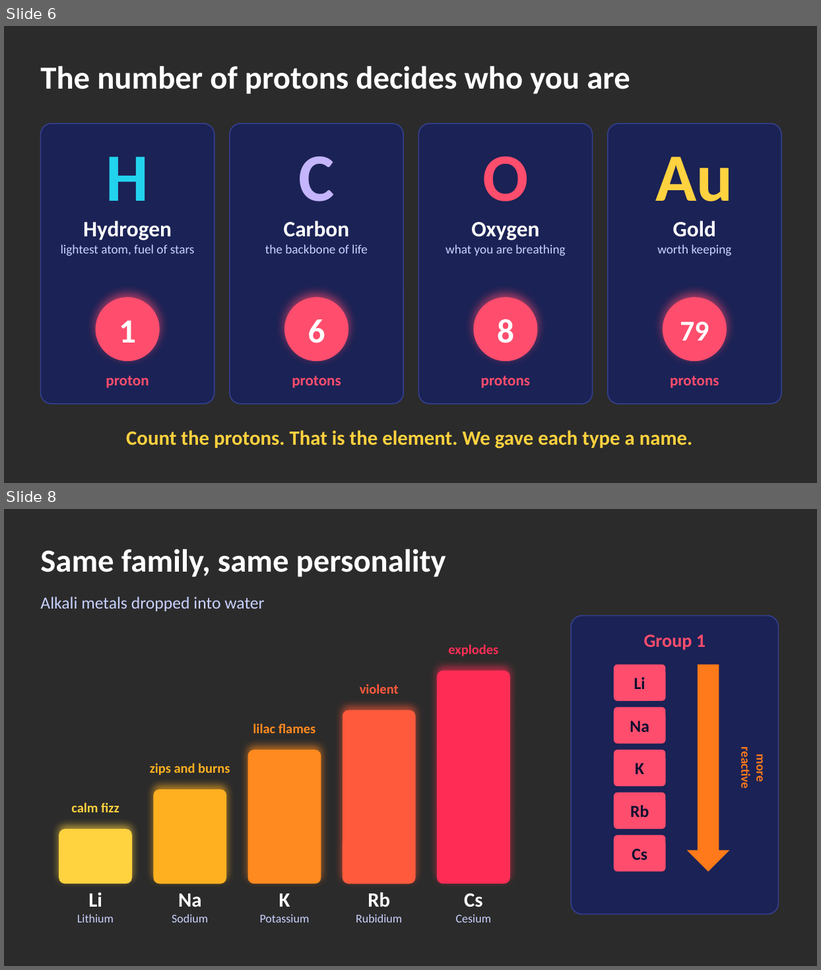
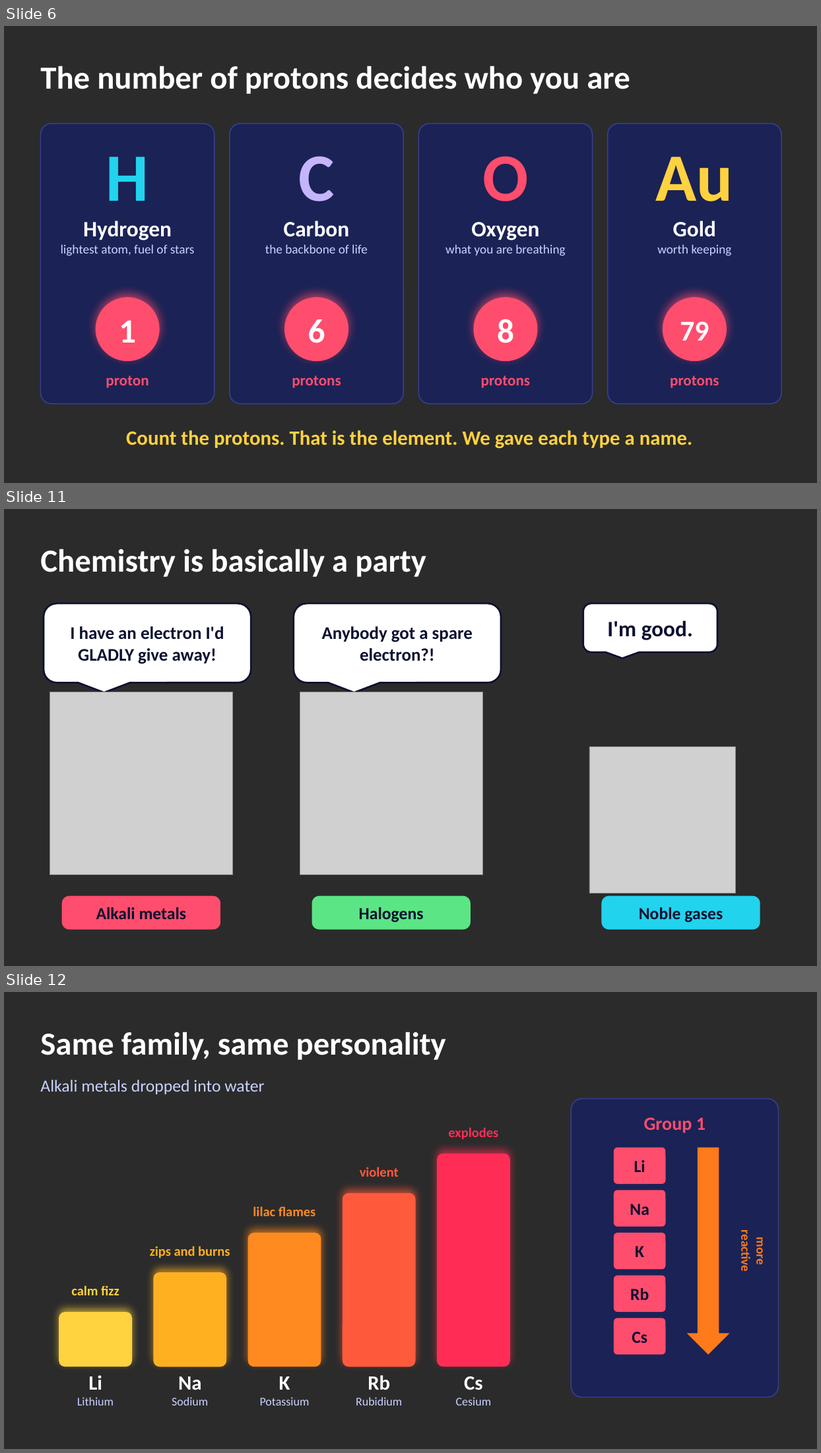
Before and after one commit to davidmoriarty-lab/School_Stuff, a slide deck: intro-chemistry-deck/Intro_to_Chemistry.pptx. Shown one above the other, each under a label of ours: slides 6 and 8 before the commit, slides 6, 11 and 12 after it; the slides between them are not shown. The pictures are 821x970 and 821x1453 pixels, drawn with LibreOffice and Linux fonts; fonts in the diff are those of the drawing; grey boxes stand for pictures; background and template pictures are left out; a plain dark background stands for a picture behind light text. Boxes give left, top, right and bottom in pixels: in the first picture for what was removed or moved away, otherwise in the second. Text is boxed around its words. In the diff, an @@ line names an element or a change of style, - is before the commit and + after.

```diff
--- a/intro-chemistry-deck/Intro_to_Chemistry.pptx
+++ b/intro-chemistry-deck/Intro_to_Chemistry.pptx
@@ slide 11 added at bbox=[4, 509, 817, 966], background picture (left out) @@
@@ title added at bbox=[40, 549, 426, 577], 38 pt, text #FFFFFF, bold @@
+Chemistry is basically a party
@@ rounded speech box added at bbox=[44, 603, 251, 683], fill #FFFFFF, outline #0B1030 2 pt, 21 pt, text #0B1030, bold @@
+I have an electron I'd GLADLY give away!
@@ rounded speech box added at bbox=[294, 603, 501, 683], fill #FFFFFF, outline #0B1030 2 pt, 21 pt, text #0B1030, bold @@
+Anybody got a spare electron?!
@@ rounded speech box added at bbox=[583, 603, 717, 652], fill #FFFFFF, outline #0B1030 2 pt, 26 pt, text #0B1030, bold @@
+I'm good.
@@ picture added at bbox=[50, 692, 233, 875] @@
@@ picture added at bbox=[300, 692, 483, 875] @@
@@ picture added at bbox=[589, 747, 736, 893] @@
@@ rounded rectangle added at bbox=[62, 896, 220, 930], fill #FF4D6D, 20 pt, text #0B1030, bold @@
+Alkali metals
@@ rounded rectangle added at bbox=[312, 896, 471, 930], fill #5BE584, 20 pt, text #0B1030, bold @@
+Halogens
@@ rounded rectangle added at bbox=[602, 896, 760, 930], fill #22D3EE, 20 pt, text #0B1030, bold @@
+Noble gases
@@ what was slide 8 is now slide 12 @@
```
Also in this commit, not shown: 7 slides changed, 5 other slides added, 1 slide removed, 25 other files.
